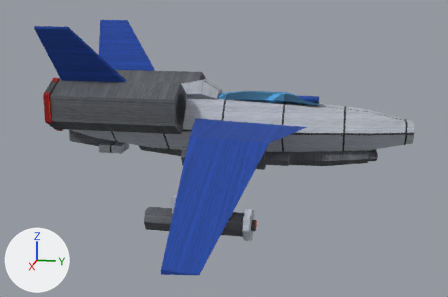
Before and after pictures for a commit that changed the glTF model art/models/goshawk.glb.
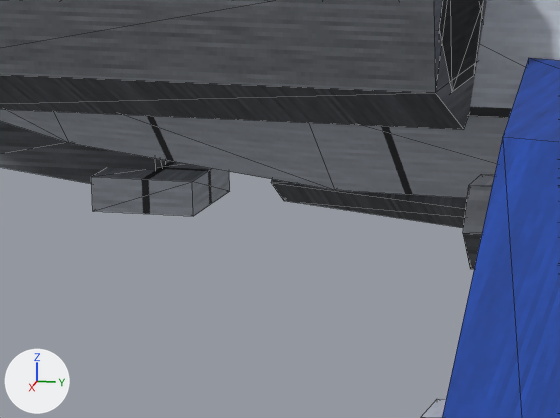
The first picture shows the older version from a 50 mm lens placed at (147.9, 28.6, 30.8), pointed at (3.2, -0.4, -5.3). The close-ups show the older and then the newer version on the part from 17% to 45% of the width and 36% to 67% of the height of that picture. Only the edits that show in the close-ups are written down. Lighting does not change. The marker at lower left points along +X, +Y and +Z. The close-ups show mesh edges as thin lines. Where no turn or scale is listed for an object, it has been applied to the vertices. Vertices at exactly the same position are counted once.

Names of what the first close-up shows: 'cannon_fairing', 'fuselage', 'nacelle.001', 'nacelle_mouth.001', 'pad', 'pod.002', 'strake', 'wing_inner.001', 'wing_outer.001' and 1 more.
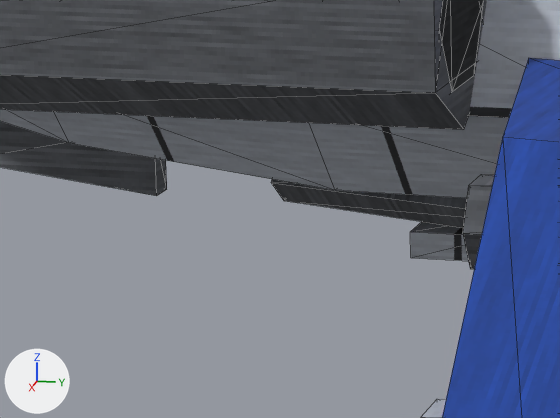
The change, as JSON lines over the scene's bpy script:
```json
{"block": "me_pad", "where": "# used by ob_pad; location = (0.0, -30.0, -6.0)"}
{"op": "remove", "block": "me_pad", "code": "me_pad.from_pydata(...)  # 8 vertices, 12 faces; spans x -3.0..3.0, y -3.0..3.0, z -2.0..0.0"}
{"op": "add", "block": "me_pad", "code": "me_pad.from_pydata(...)  # 8 vertices, 12 faces; spans x -2.5..2.5, y -2.5..2.5, z -1.5..0.0"}
{"block": "me_pad", "change": "me_pad part 1: the whole mesh is scaled about the mesh origin by (0.833, 0.833, 0.75)"}
{"op": "set", "path": "ob_pad.location", "old": "(0.0, -30.0, -6.0)", "new": "(0.0, -12.0, -8.4)"}
```

Where the change shows, as pixel boxes [x1, y1, x2, y2] in the close-ups (560 x 418 px):
```json
{"object": "pad", "change": "moved, rescaled", "before": [91, 161, 230, 216], "after": [410, 222, 468, 261]}
```
